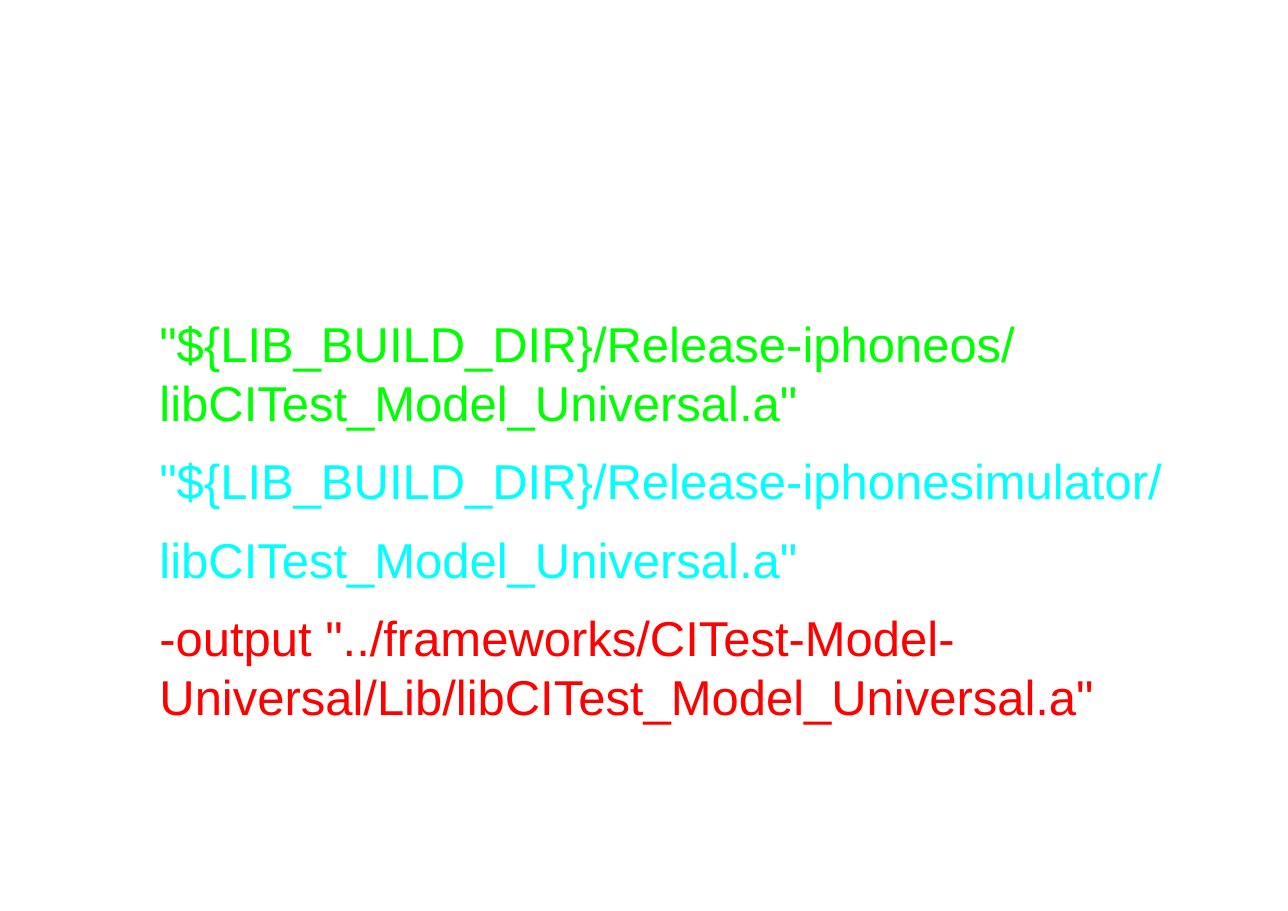
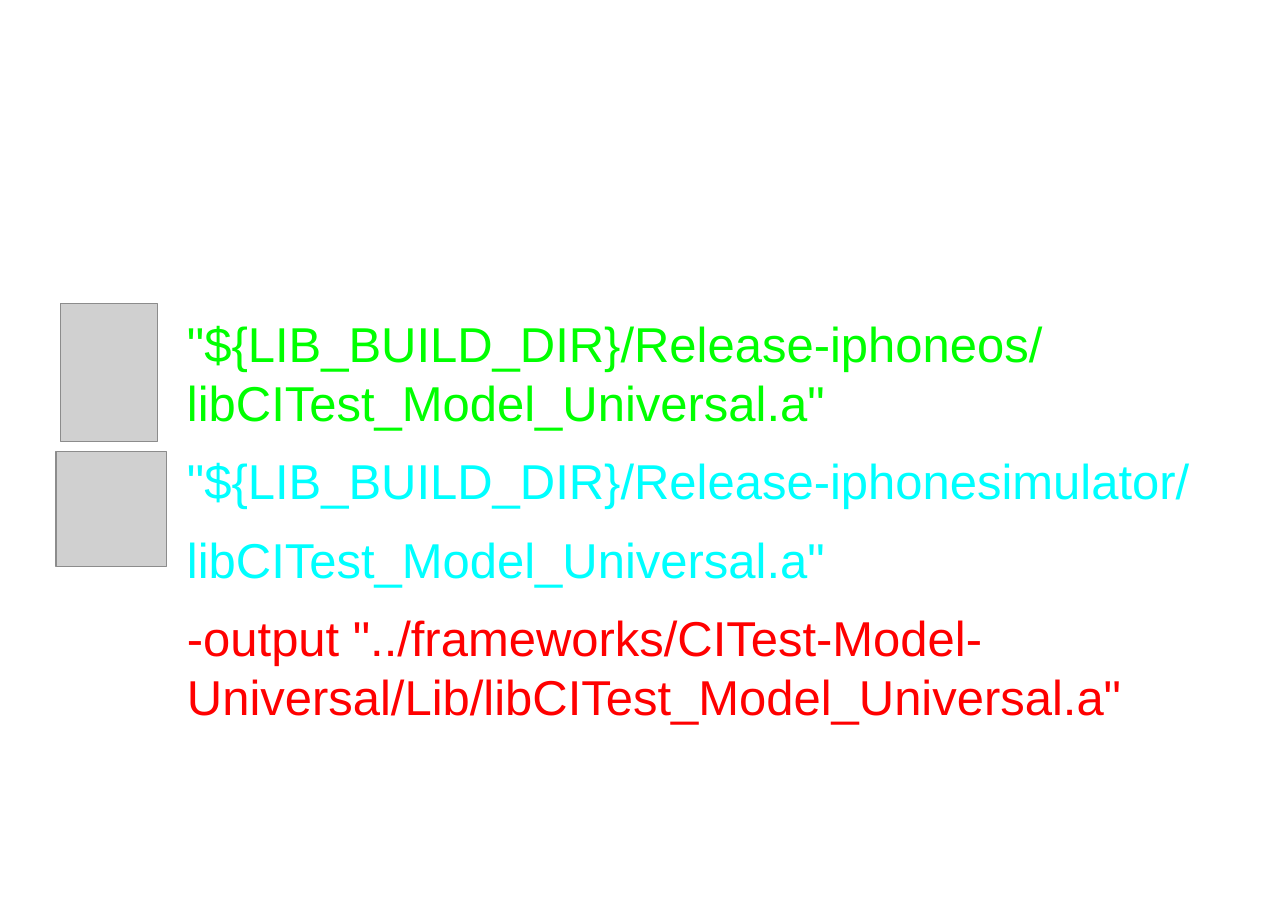
Before and after one commit to dodikk/iOS-articles, a slide deck: slide 13 of 3-iContiniousIntegration/ciPresentation.odp (slide 24 before the commit). Drawn at 1288x911 pixels with LibreOffice and Linux fonts; fonts in the diff are those of the drawing; grey boxes stand for pictures; background and template pictures are left out. Boxes give left, top, right and bottom in pixels: in the first picture for what was removed or moved away, otherwise in the second. Text is boxed around its words. In the diff, an @@ line names an element or a change of style, - is before the commit and + after.

```diff
--- a/3-iContiniousIntegration/ciPresentation.odp
+++ b/3-iContiniousIntegration/ciPresentation.odp
@@ text "lipo -create": place and size @@
-text "lipo -create" at [159, 325, 1161, 725]
+text "lipo -create" at [187, 325, 1189, 725]
@@ picture added at [61, 304, 158, 442] @@
@@ picture added at [56, 452, 166, 566] @@
```
Also in this commit, not shown: 2 other slides changed, 1 other file.
